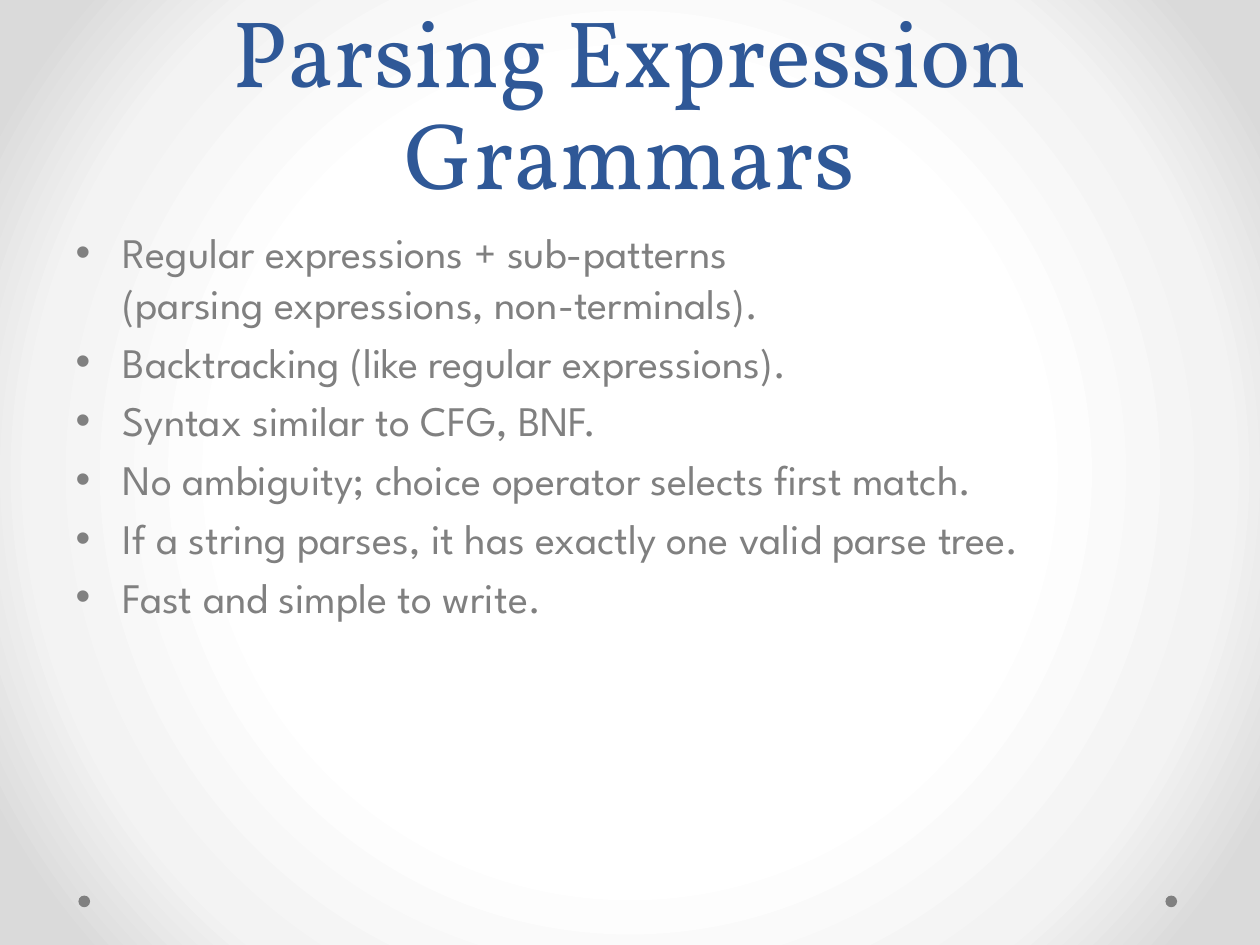
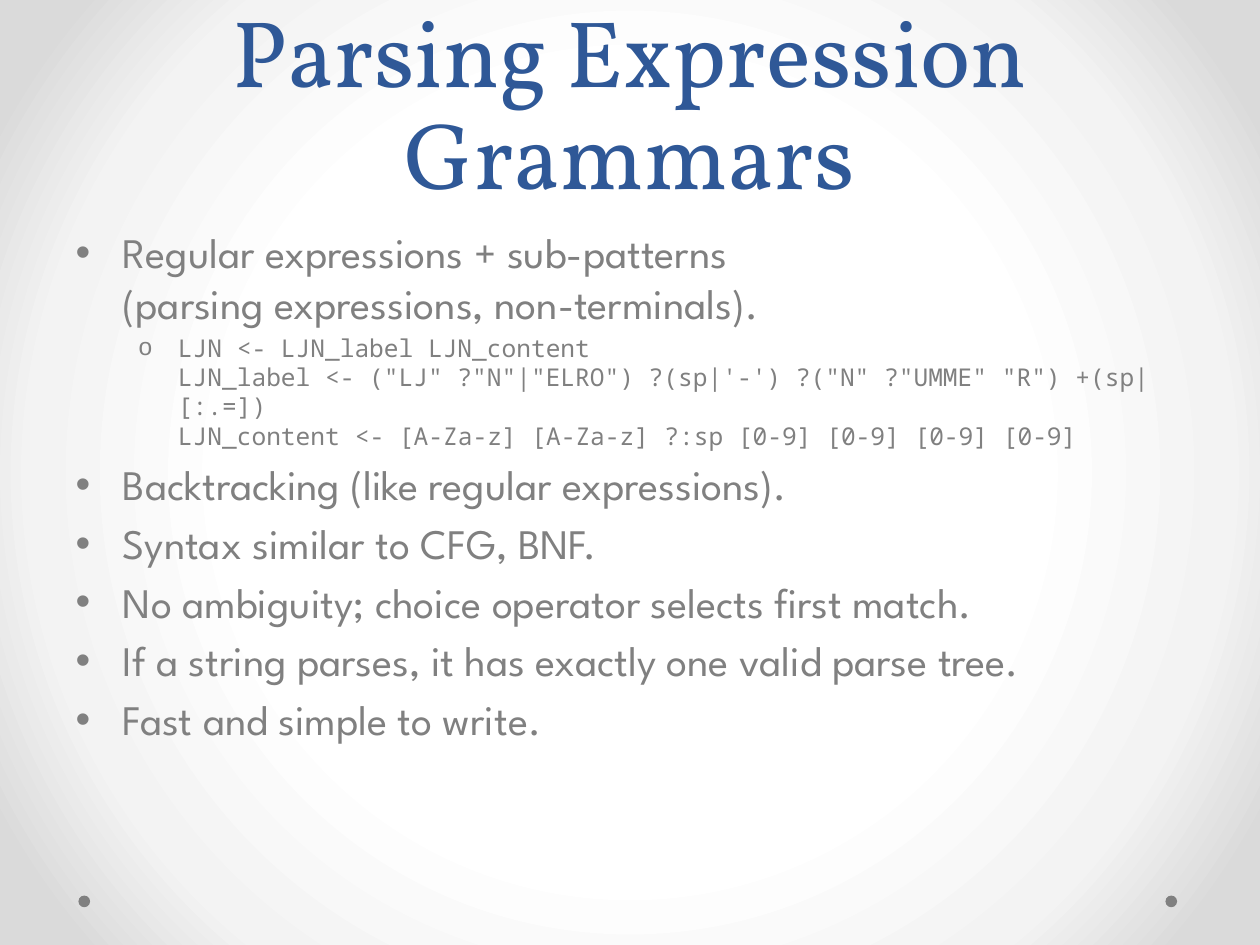
Before and after one commit to nverwer/iXML, a slide deck: slide 9 of Anything To XML.pptx. Drawn at 1260x945 pixels with LibreOffice and Linux fonts; fonts in the diff are those of the drawing; background and template pictures are left out. Boxes give left, top, right and bottom in pixels: in the first picture for what was removed or moved away, otherwise in the second. Text is boxed around its words. In the diff, an @@ line names an element or a change of style, - is before the commit and + after.

```diff
--- a/Anything To XML.pptx
+++ b/Anything To XML.pptx
@@ text at (178,338,1149,451): paragraph added @@
+  o LJN <- LJN_label LJN_content
+    LJN_label <- ("LJ" ?"N"|"ELRO") ?(sp|'-') ?("N" ?"UMME" "R") +(sp|[:.=])
+    LJN_content <- [A-Za-z] [A-Za-z] ?:sp [0-9] [0-9] [0-9] [0-9]
```
Also in this commit, not shown: 6 other slides changed, 10 other files.
